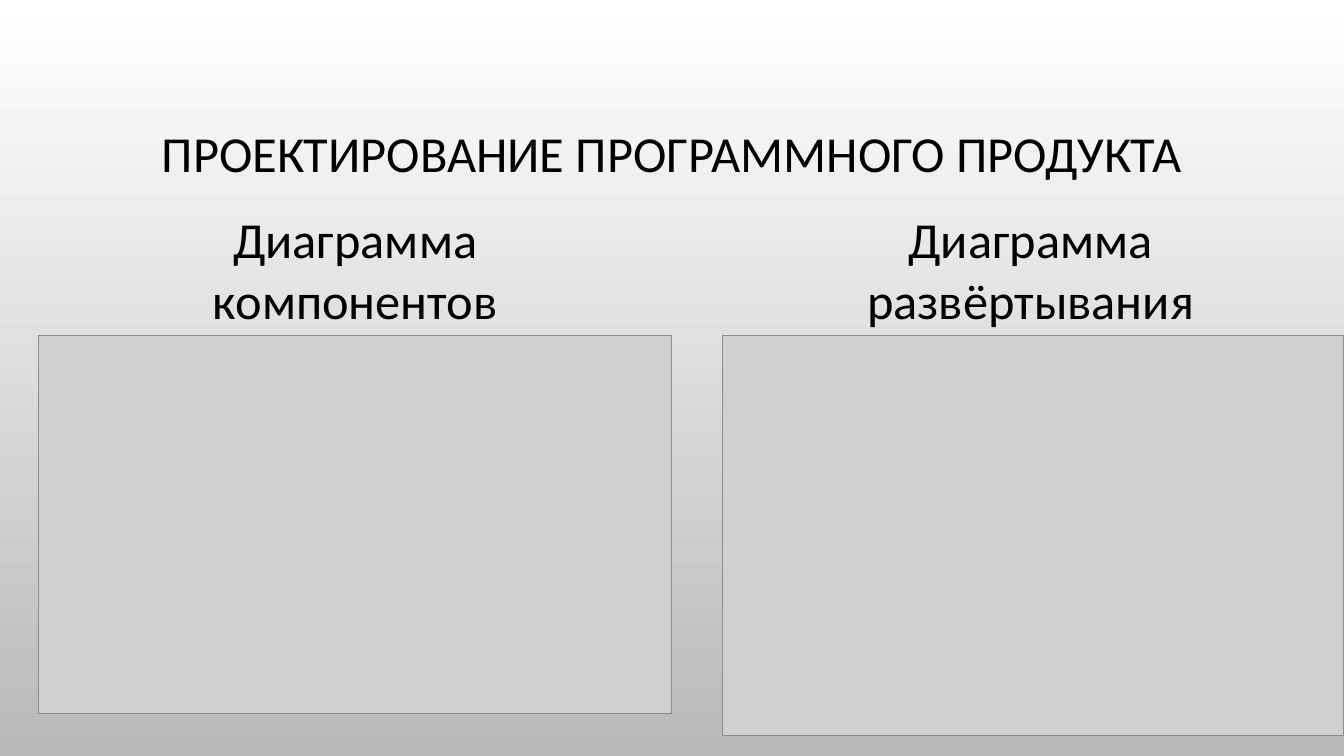
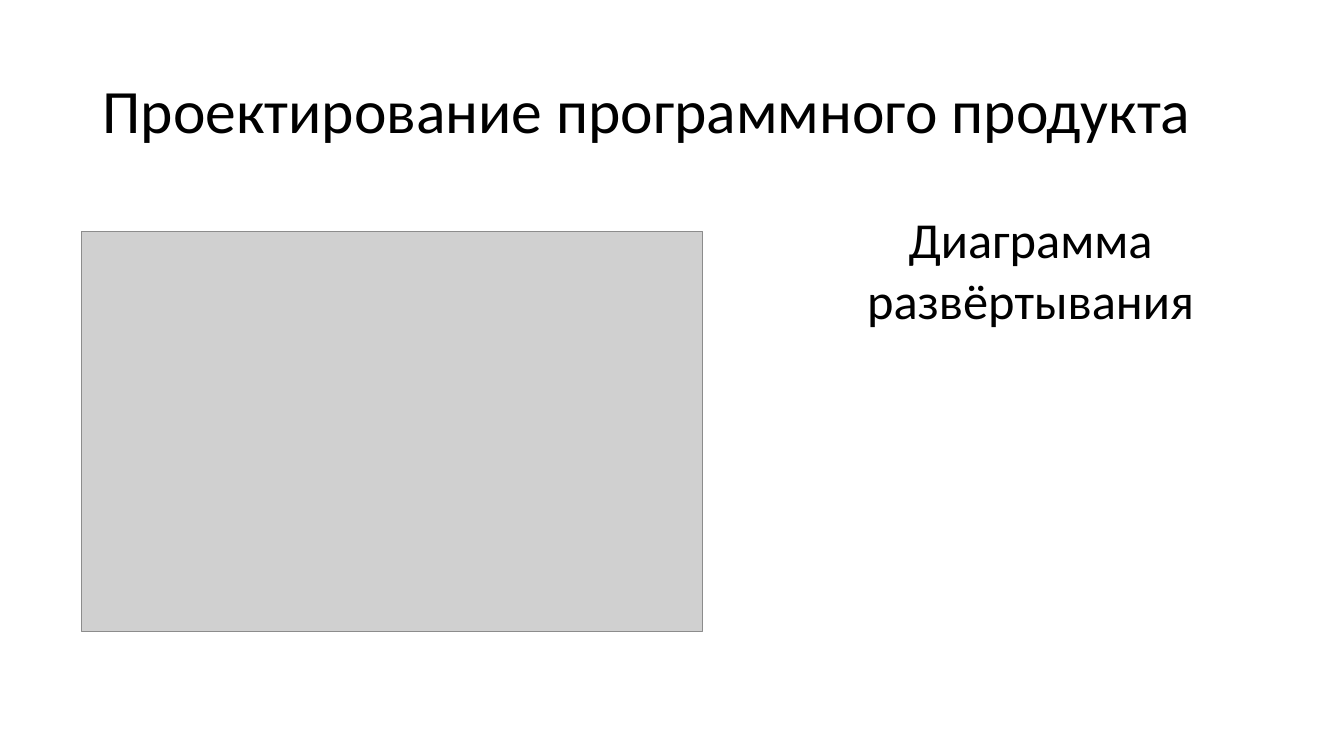
Before and after one commit to ChiCha10-11/Kursovoy, a slide deck: slide 7 of Курсовая работа.pptx. Drawn at 1344x756 pixels with LibreOffice and Linux fonts; fonts in the diff are those of the drawing; grey boxes stand for pictures; background and template pictures are left out. Boxes give left, top, right and bottom in pixels: in the first picture for what was removed or moved away, otherwise in the second. Text is boxed around its words. In the diff, an @@ line names an element or a change of style, - is before the commit and + after.

```diff
--- a/Курсовая работа.pptx
+++ b/Курсовая работа.pptx
@@ background picture (left out) to #FFFFFF @@
@@ title at bbox=[102, 93, 1191, 143]: text changed; size 36 to 44 pt @@
-ПРОЕКТИРОВАНИЕ ПРОГРАММНОГО ПРОДУКТА
+Проектирование программного продукта
@@ picture: place and size @@
-picture at bbox=[723, 336, 1344, 736]
+picture at bbox=[82, 231, 704, 631]
@@ text removed at bbox=[213, 225, 498, 320] @@
-Диаграмма компонентов
@@ picture removed at bbox=[38, 336, 671, 713] @@
```
Also in this commit, not shown: 15 other slides changed, 1 other file.
